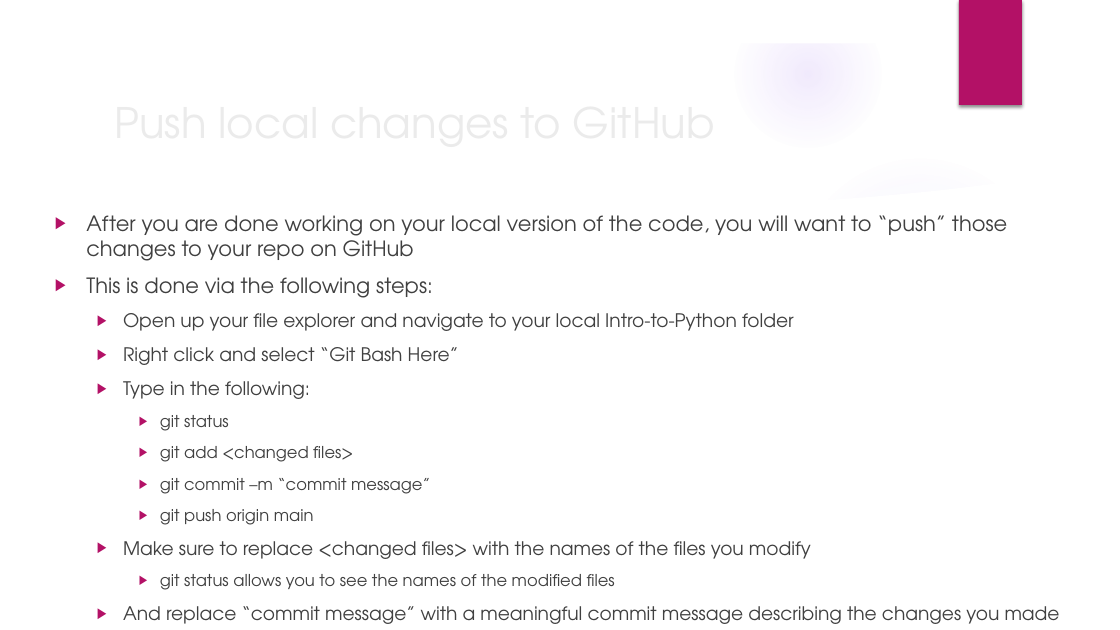
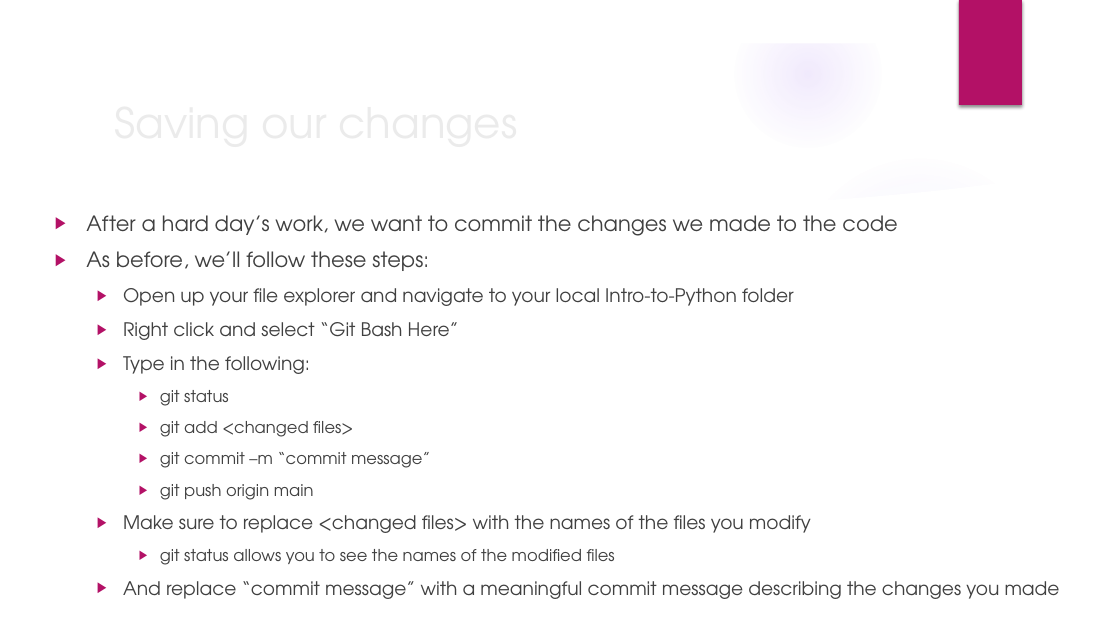
Before and after one commit to jmartineau1993/Intro-to-Python, a slide deck: slide 35 of PPTs/Week2.pptx (slide 16 before the commit). Drawn at 1120x630 pixels with LibreOffice and Linux fonts; fonts in the diff are those of the drawing; background and template pictures are left out. Boxes give left, top, right and bottom in pixels: in the first picture for what was removed or moved away, otherwise in the second. Text is boxed around its words. In the diff, an @@ line names an element or a change of style, - is before the commit and + after.

```diff
--- a/PPTs/Week2.pptx
+++ b/PPTs/Week2.pptx
@@ title at [106, 89, 911, 154]: text changed @@
-Push local changes to GitHub
+Saving our changes
@@ text at [86, 215, 897, 271]: text changed @@
-▶ After you are done working on your local version of the code, you will want to “push” those changes to your repo on GitHub
-▶ This is done via the following steps:
+▶ After a hard day’s work, we want to commit the changes we made to the code
+▶ As before, we’ll follow these steps:
```
Also in this commit, not shown: 10 other slides changed, 22 slides added, 3 slides removed, 3 other files.
